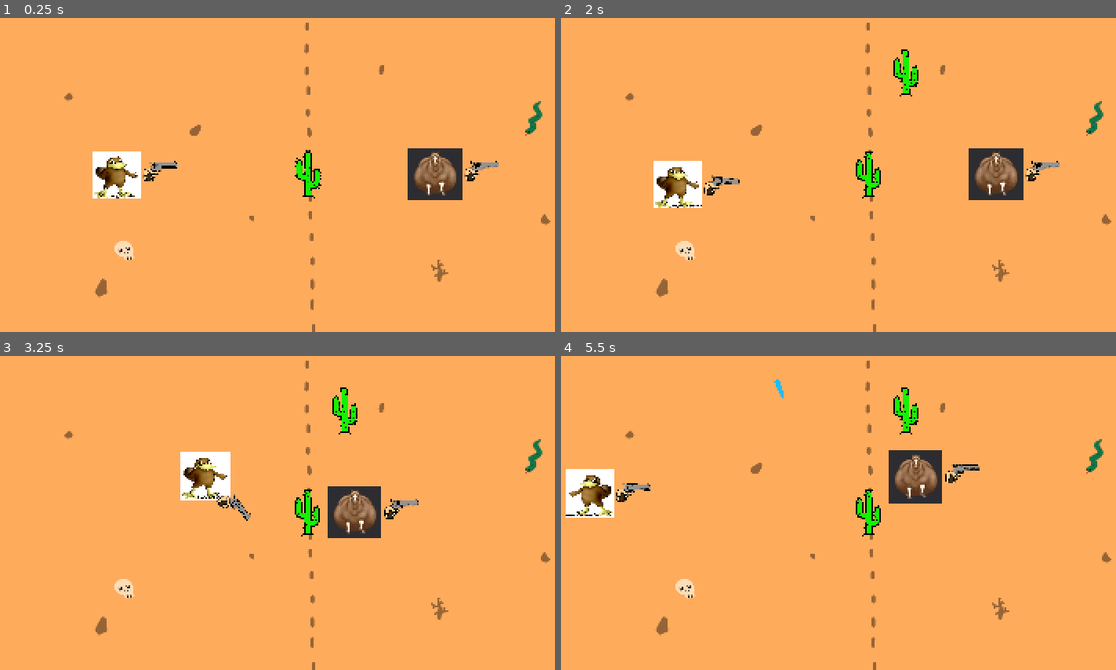
Above: before the commit, frames 1-4 (two rows, left to right).
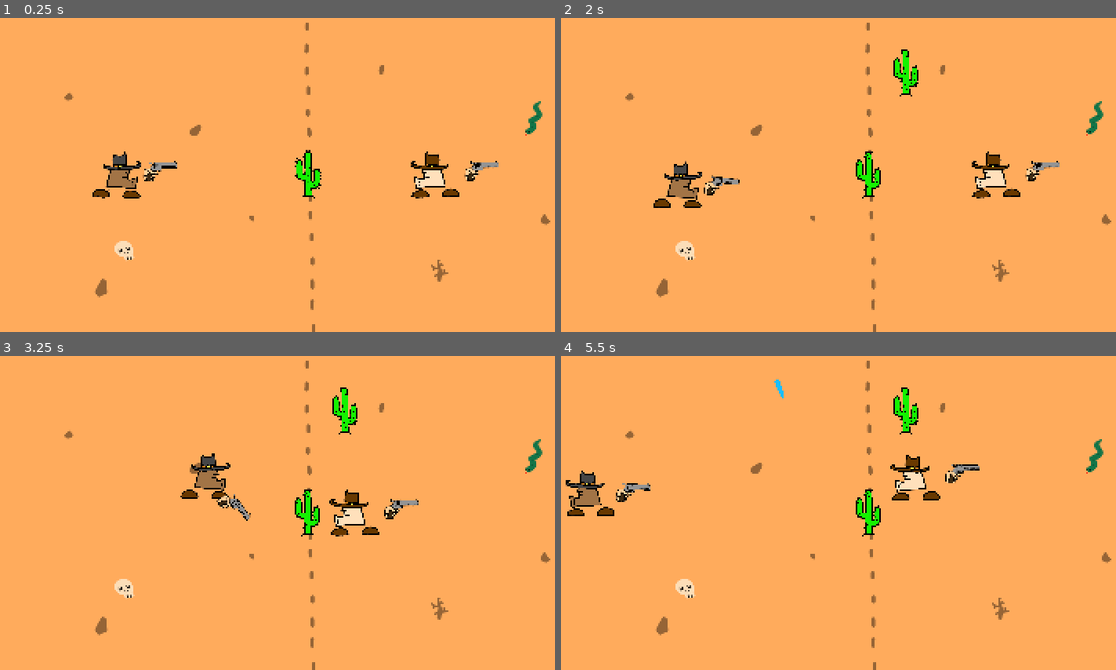
Above: after the commit, the same moments.

Repository: scrr-az/JD_prelim_proj
Game: Godot game, scene res://scenes/level1.tscn
The game is run twice, just before and just after one commit, with the same random seed, the same clock (stepped at 60 frames per second) and the same inputs. The engine's default icon, where the game draws it, is replaced by a stand-in: a white triangle on a blue panel in a dark square. Sound files missing from this copy of the repository are replaced by a short silence.
Inputs (mouse positions are in pixels of both pictures, inside the frame that each line leads up to):
- Up to frame 1 (0.25 s): no input
- Up to frame 2 (2 s): tap Enter at 0.5 s; move the mouse to (1005, 159) at 0.52 s; hold D (p1_right) 0.53-1.28 s; click (1005, 159) at 0.6 s; move the mouse to (744, 190) at 1.27 s; hold S (p1_down) from 1.28 s (still down); tap Down (p2_down) at 1.35 s
- Up to frame 3 (3.25 s): move the mouse to (371, 443) at 2.02 s; release S (p1_down) at 2.03 s; hold D (p1_right) 2.03-2.78 s; hold Left (p2_left) 2.03-2.78 s; move the mouse to (277, 575) at 2.77 s; hold W (p1_up) from 2.78 s (still down); tap Right (p2_right) at 2.85 s
- Up to frame 4 (5.5 s): move the mouse to (1054, 560) at 3.52 s; release W (p1_up) at 3.53 s; hold Up (p2_up) 3.53-4.28 s; hold A (p1_left) 3.53-5.03 s; move the mouse to (677, 465) at 4.27 s; click (677, 465) at 4.35 s; move the mouse to (899, 513) at 5.02 s; hold S (p1_down) from 5.03 s (still down); hold Down (p2_down) from 5.03 s (still down)

The runs differ from the first frame. In frame 1, 2.9% of the frame differs, in the area x 16-84%, y 41-58%; in frame 2, 2.9%; in frame 3, 2.9%; in frame 4, 2.9%, in the area x 0-69%, y 30-52%.

Commit message:
Added player sprites.

Diff:
--- a/scenes/player_1.tscn
+++ b/scenes/player_1.tscn
@@ -3,6 +3,7 @@
 [ext_resource type="Script" uid="uid://dqbjnr2mnhc8k" path="res://scripts/player.gd" id="1_jkihx"]
 [ext_resource type="PackedScene" uid="uid://dqqr2y5m8ndbt" path="res://scenes/bullet.tscn" id="2_qgfdq"]
 [ext_resource type="Texture2D" uid="uid://1e0hot3jcfxa" path="res://sprites/Oto.jpg" id="3_cyakk"]
+[ext_resource type="Texture2D" uid="uid://feg0gg0eba6q" path="res://sprites/player1.png" id="3_jkihx"]
 [ext_resource type="Texture2D" uid="uid://bbfck0amb52j1" path="res://sprites/hand.png" id="4_f2c3w"]
 [ext_resource type="Texture2D" uid="uid://p7dsp4eh2yuu" path="res://sprites/Screenshot_20261006_144109.png" id="6_ngimn"]
 [ext_resource type="Texture2D" uid="uid://bf87rr1fk1k5h" path="res://sprites/icon.svg" id="7_3wjnj"]
@@ -38,9 +39,8 @@
 bullet_scene = ExtResource("2_qgfdq")
 
 [node name="Sprite2D" type="Sprite2D" parent="." unique_id=906502490]
-position = Vector2(-3.0517578e-05, -3.0517578e-05)
-scale = Vector2(0.3134328, 0.207483)
-texture = ExtResource("3_cyakk")
+scale = Vector2(0.22992702, 0.23705181)
+texture = ExtResource("3_jkihx")
 
 [node name="Hand" type="Node2D" parent="." unique_id=934984051]
 
--- a/scenes/player_2.tscn
+++ b/scenes/player_2.tscn
@@ -3,6 +3,7 @@
 [ext_resource type="Script" uid="uid://dqbjnr2mnhc8k" path="res://scripts/player.gd" id="1_v7tvf"]
 [ext_resource type="PackedScene" uid="uid://dqqr2y5m8ndbt" path="res://scenes/bullet.tscn" id="2_povjg"]
 [ext_resource type="Texture2D" uid="uid://p7dsp4eh2yuu" path="res://sprites/Screenshot_20261006_144109.png" id="3_hkoe6"]
+[ext_resource type="Texture2D" uid="uid://t7phcujeodxo" path="res://sprites/player2.png" id="3_povjg"]
 [ext_resource type="Texture2D" uid="uid://bbfck0amb52j1" path="res://sprites/hand.png" id="4_v7tvf"]
 [ext_resource type="Texture2D" uid="uid://1e0hot3jcfxa" path="res://sprites/Oto.jpg" id="5_b2c7a"]
 [ext_resource type="Texture2D" uid="uid://bf87rr1fk1k5h" path="res://sprites/icon.svg" id="6_x4ukj"]
@@ -40,8 +41,8 @@
 
 [node name="Sprite2D" type="Sprite2D" parent="." unique_id=776641270]
 position = Vector2(0.99993896, 0)
-scale = Vector2(1.2300887, 0.9852941)
-texture = ExtResource("3_hkoe6")
+scale = Vector2(0.23, 0.237)
+texture = ExtResource("3_povjg")
 
 [node name="Hand" type="Node2D" parent="." unique_id=364160589]
 position = Vector2(1, -1)
@@ -60,7 +61,6 @@
 shape = SubResource("RectangleShape2D_ub6hr")
 
 [node name="CollisionShape2D" type="CollisionShape2D" parent="." unique_id=221680566]
-position = Vector2(0.5, 0)
 shape = SubResource("RectangleShape2D_13ojl")
 
 [node name="SpriteDead" type="AnimatedSprite2D" parent="." unique_id=494996710]
Binary file added: sprites/player1.png
Not shown, added: sprites/player1.png.import
Binary file added: sprites/player2.png
Not shown, added: sprites/player2.png.import
